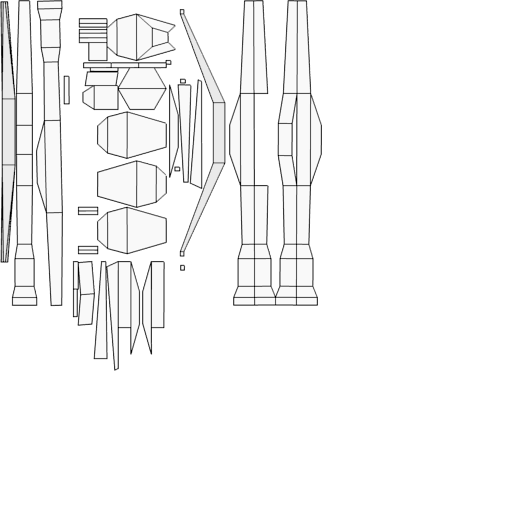
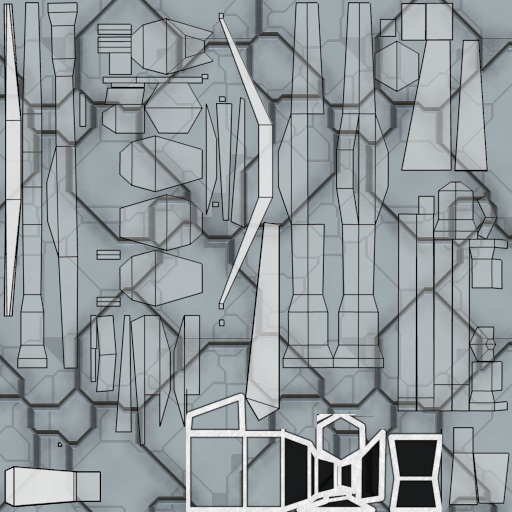
Layers edited between the first and the second 512×512 image:
painted on "andhvytransporter.png" over bbox(0, 0, 508, 447)
added layer "andhvytransporter.png #4" above "andhvytransporter.png #3" over bbox(4, 442, 102, 508)
added layer "andhvytransporter.png #3" above "andhvytransporter.png #2" over bbox(4, 442, 102, 508)
added layer "andhvytransporter.png #2" above "cannone copia" over bbox(448, 427, 510, 506)
added layer "cannone copia" above "sfondo AND" over bbox(186, 389, 442, 512)
added layer "sfondo AND" over bbox(0, 0, 512, 512)
